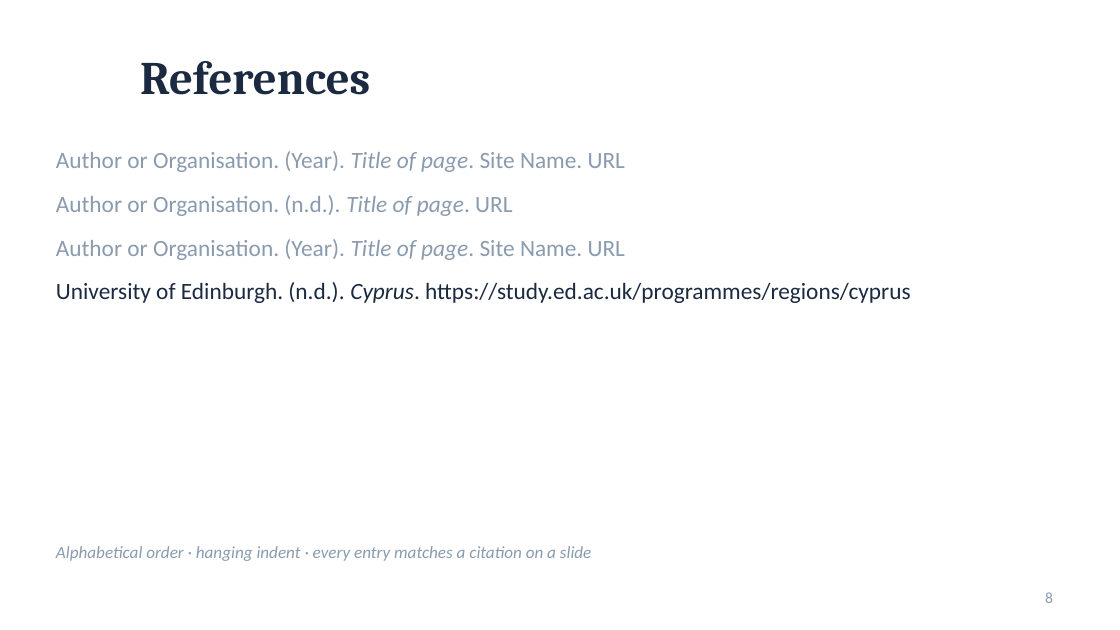
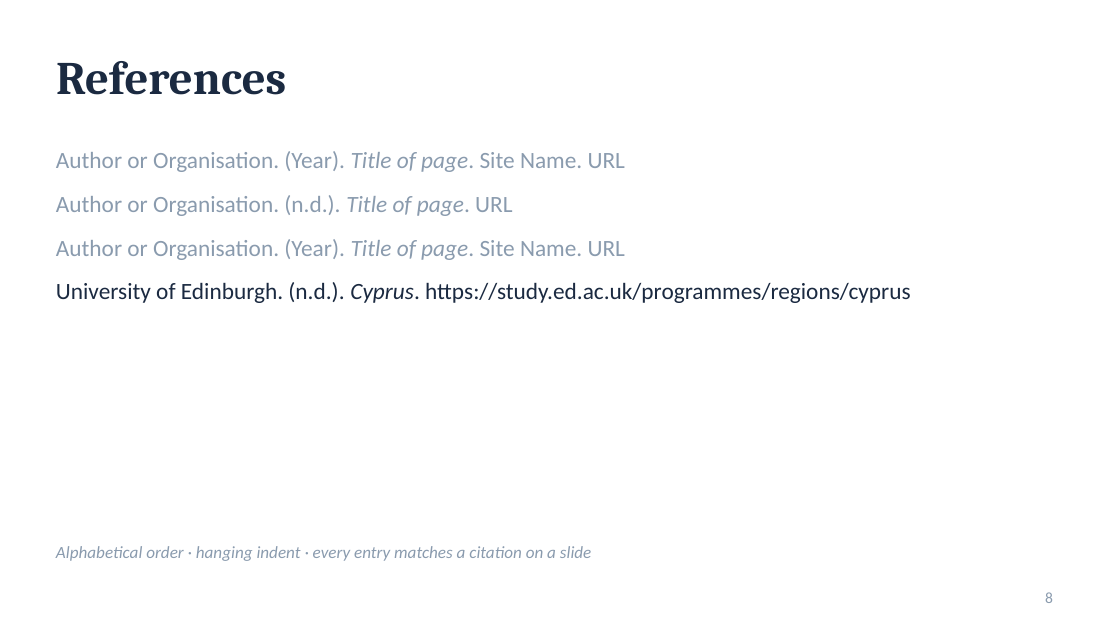
Before and after one commit to georgedeme/vault, a slide deck: slide 8 of Public/Uni/LAN100/02 - My Future Goals.pptx. Drawn at 1120x630 pixels with LibreOffice and Linux fonts; fonts in the diff are those of the drawing. Boxes give left, top, right and bottom in pixels: in the first picture for what was removed or moved away, otherwise in the second. Text is boxed around its words. In the diff, an @@ line names an element or a change of style, - is before the commit and + after.

```diff
--- a/Public/Uni/LAN100/02 - My Future Goals.pptx
+++ b/Public/Uni/LAN100/02 - My Future Goals.pptx
@@ title "References" moved from (x1=140, y1=61, x2=370, y2=95) to (x1=56, y1=61, x2=286, y2=95) @@
```
Also in this commit, not shown: 6 other slides changed, 1 other file.
